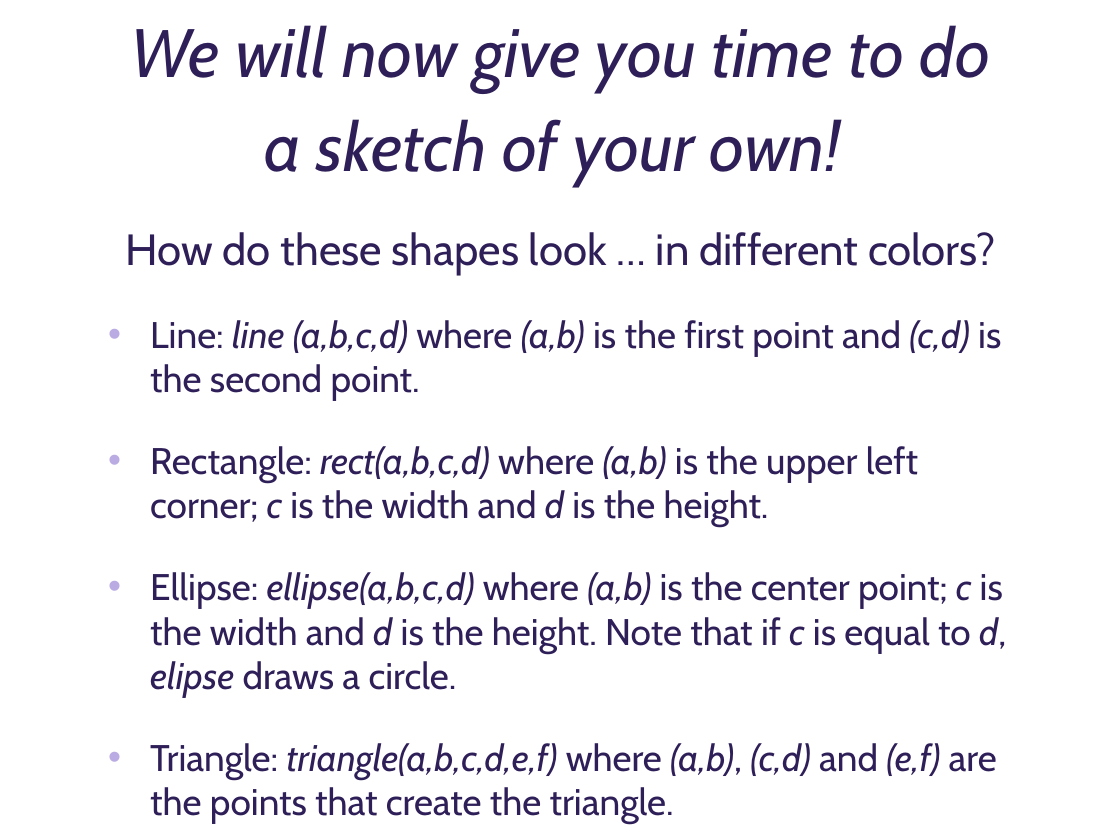
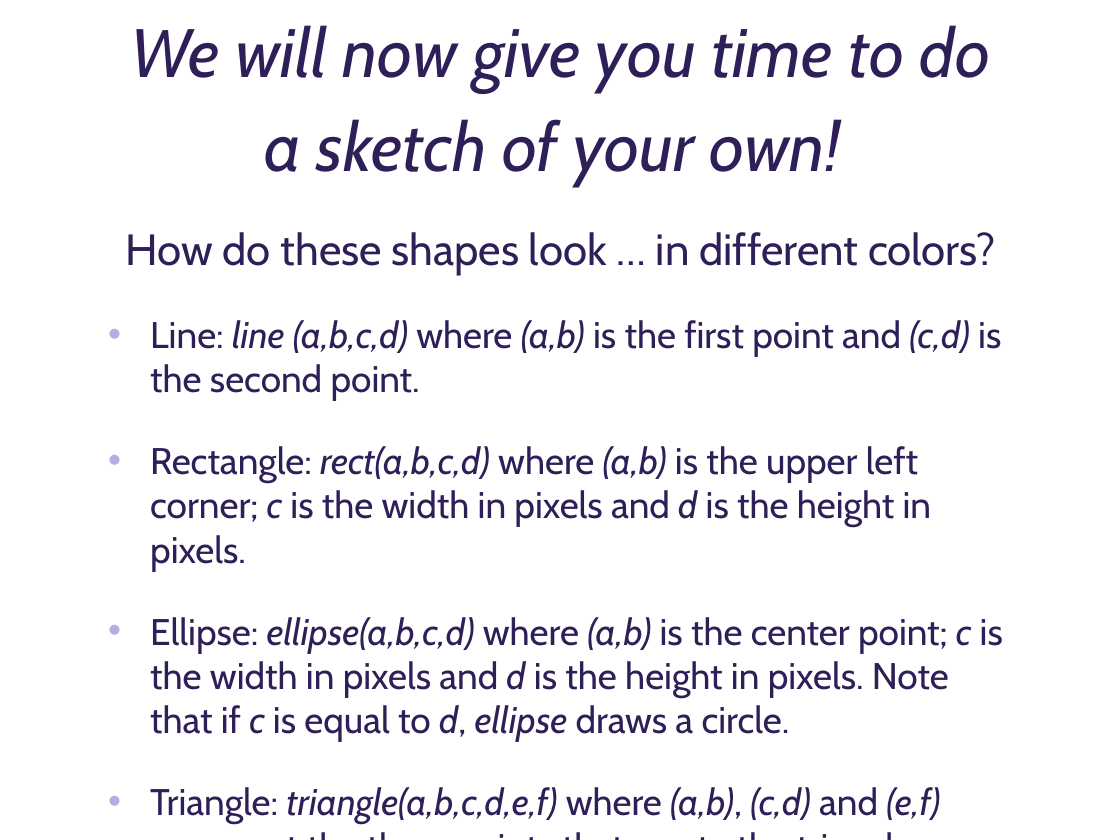
Before and after one commit to deenaengel/TF3_ProcessingSlides, a slide deck: slide 15 of Processing_Presentation_TF3_DE_notes.pptx (slide 13 before the commit). Drawn at 1120x840 pixels with LibreOffice and Linux fonts; fonts in the diff are those of the drawing; background and template pictures are left out. Boxes give left, top, right and bottom in pixels: in the first picture for what was removed or moved away, otherwise in the second. Text is boxed around its words. In the diff, an @@ line names an element or a change of style, - is before the commit and + after.

```diff
--- a/Processing_Presentation_TF3_DE_notes.pptx
+++ b/Processing_Presentation_TF3_DE_notes.pptx
@@ text at (150, 446, 1003, 824): text changed @@
-• Rectangle: rect(a,b,c,d) where (a,b) is the upper left corner; c is the width and d is the height.
-• Ellipse: ellipse(a,b,c,d) where (a,b) is the center point; c is the width and d is the height. Note that if c is equal to d, elipse draws a circle.
-• Triangle: triangle(a,b,c,d,e,f) where (a,b), (c,d) and (e,f) are the points that create the triangle.
+• Rectangle: rect(a,b,c,d) where (a,b) is the upper left corner; c is the width in pixels and d is the height in pixels.
+• Ellipse: ellipse(a,b,c,d) where (a,b) is the center point; c is the width in pixels and d is the height in pixels. Note that if c is equal to d, ellipse draws a circle.
+• Triangle: triangle(a,b,c,d,e,f) where (a,b), (c,d) and (e,f) represent the three points that create the triangle.
```
Also in this commit, not shown: 6 other slides changed, 2 slides added.
